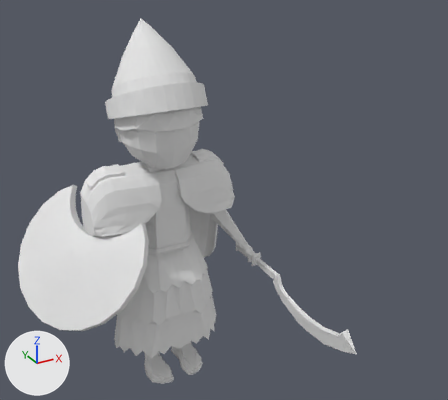
Before and after pictures for a commit that changed the Blender file Map/Assets/Models/Summerian_warrior/summerian_warrior_advanced.blend.
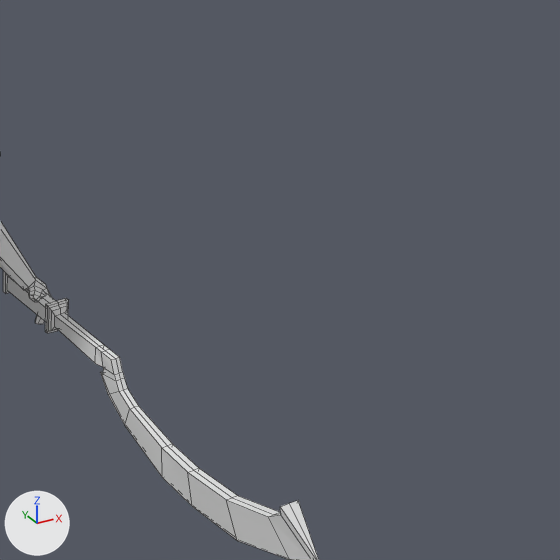
Each version is shown whole from a 50 mm camera at (-10.15, -24.46, 20.62) aimed at (1.79, -2.75, 9.76), then close up on the part from 52% to 100% of the width and 35% to 88% of the height. Every picture has the same lights, and +X, +Y and +Z are marked at lower left. The close-ups show mesh edges as thin lines.

Objects in the first close-up: 'Sumerian'.
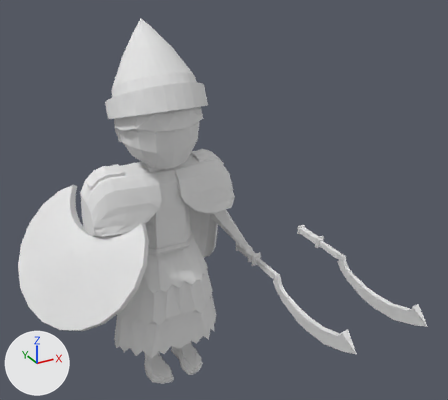
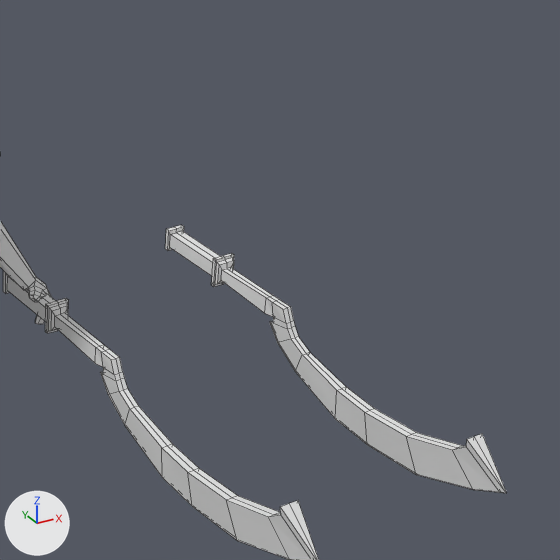
The newer file is also rescaled (x0.137) as a whole; pictures and numbers use the older file's frame.

Pixel boxes (x1, y1, x2, y2) of what changed, in the close-ups (560 x 560 px):
```json
{"object": "Sumerian", "change": "reshaped", "before": [0, 221, 319, 560], "after": [0, 221, 506, 560]}
{"part": 1, "of": "me_cube_003", "change": "added", "after": [165, 225, 506, 493]}
```

Edits to the scene script, one JSON object a line:
```json
{"block": "me_cube_003", "where": "me_cube_003.from_pydata(...)  # 2858 vertices, 2758 faces, 12 loose edges; spans x -6.4..4.6, y -8.8..3.1, z 0.0..16.6"}
{"block": "me_cube_003", "where": "# used by ob_sumerian; location = (0.0, 0.0, 0.0); scale = (1.03, 1.03, 1.03)"}
{"block": "me_cube_003", "change": "me_cube_003 part 1: the loose piece of 129 vertices spanning x 4.1..4.6, y -8.8..0.4, z 3.8..5.6 is copied, and the copy is moved by (3.8, 0.0, 0.0); it spans x 7.9..8.4, y -8.8..0.4, z 3.8..5.6"}
```
